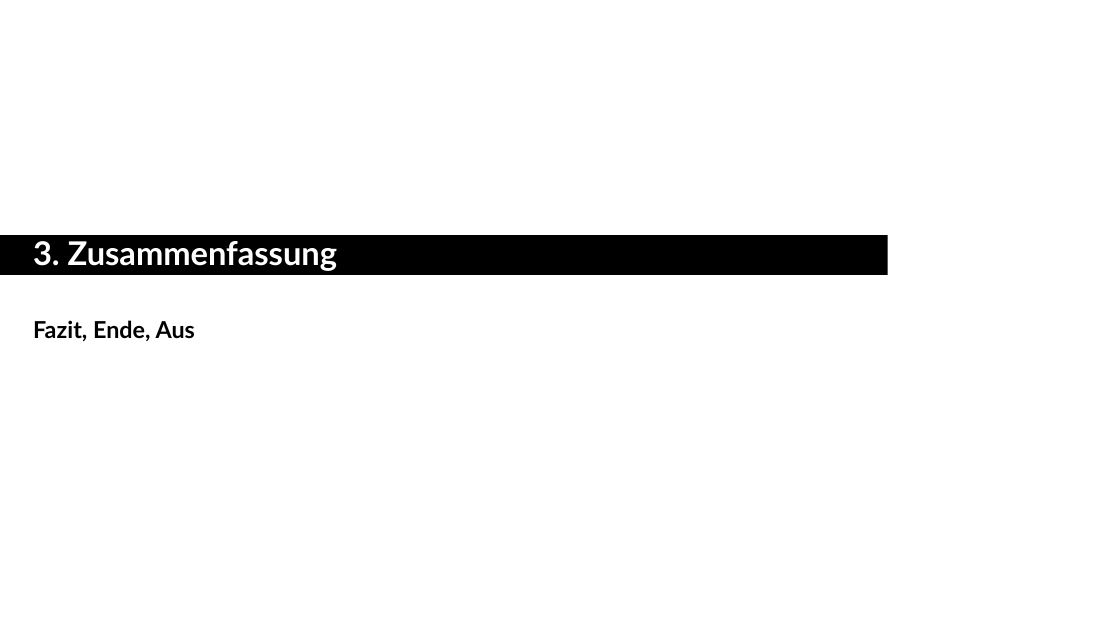
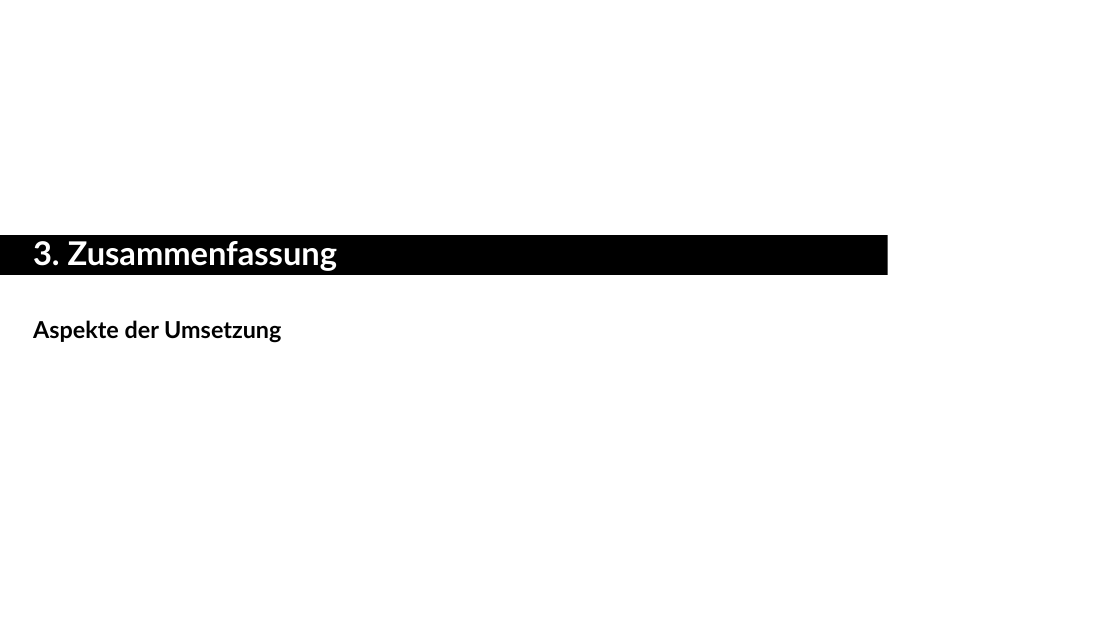
Before and after one commit to superdent/iu_datamart, a slide deck: slide 24 of dokumentation/phase2.pptx. Drawn at 1120x630 pixels with LibreOffice and Linux fonts; fonts in the diff are those of the drawing. Boxes give left, top, right and bottom in pixels: in the first picture for what was removed or moved away, otherwise in the second. Text is boxed around its words. In the diff, an @@ line names an element or a change of style, - is before the commit and + after.

```diff
--- a/dokumentation/phase2.pptx
+++ b/dokumentation/phase2.pptx
@@ text at (33, 320, 281, 343): text changed @@
-Fazit, Ende, Aus
+Aspekte der Umsetzung
```
Also in this commit, not shown: 16 other slides changed, 3 slides added, 1 slide removed, 6 other files.
